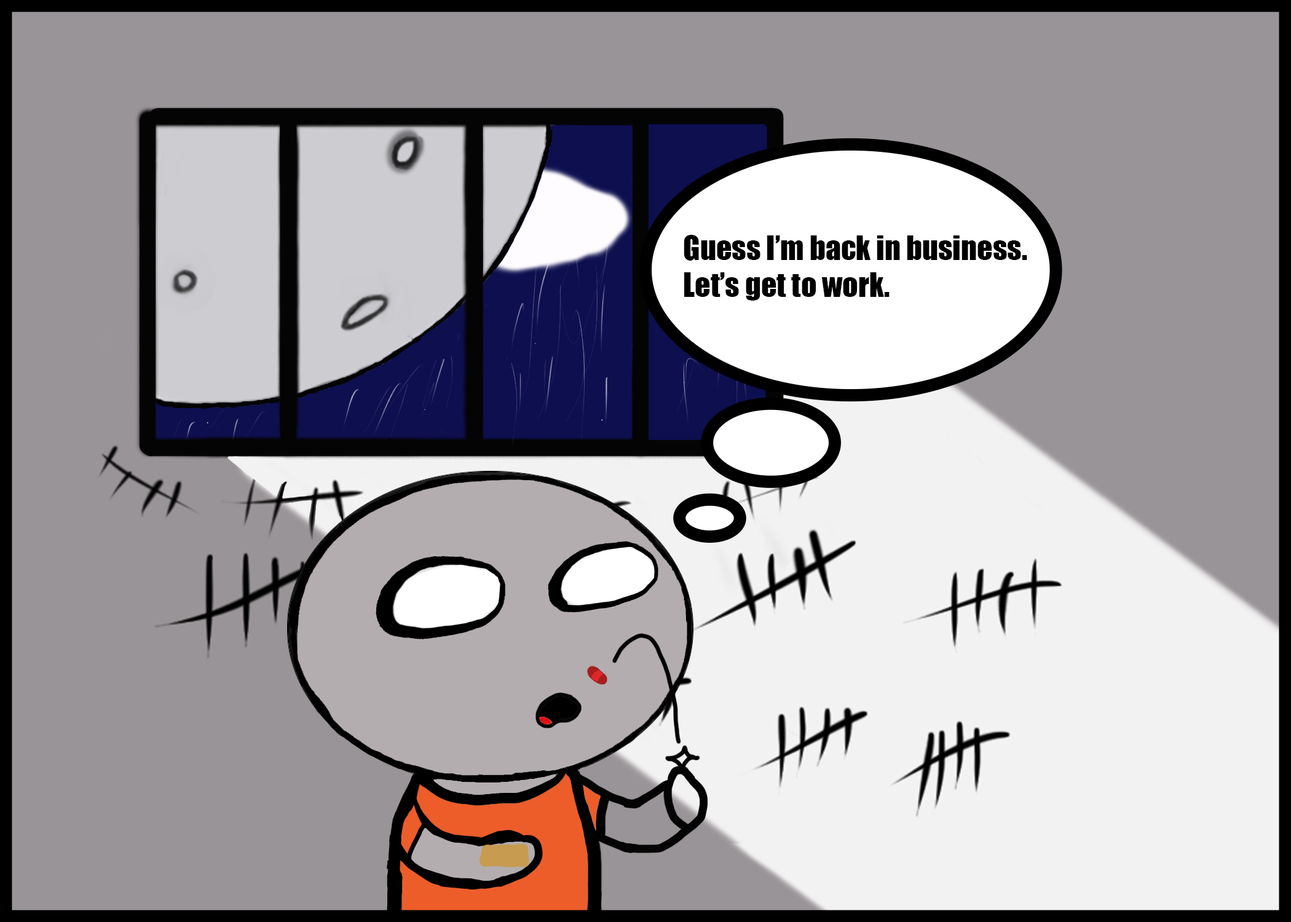
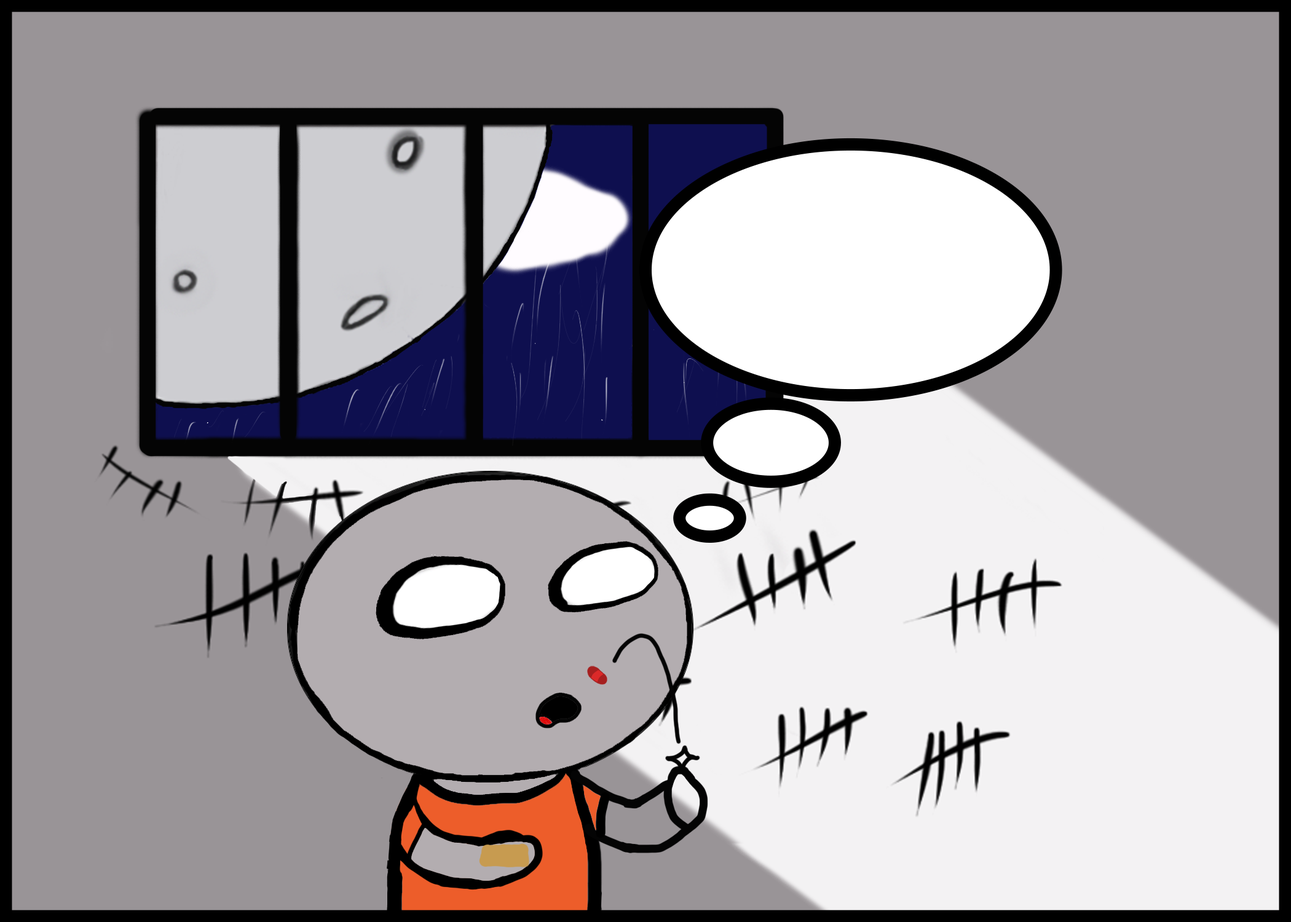
Layered file, before and after one edit (1291px x 922px). Changes by layer:
hid "Guess I’m back in business. Let’s get to work." over [683, 234, 1028, 301]
painted on "Thought 1 1" over [689, 234, 818, 301]
